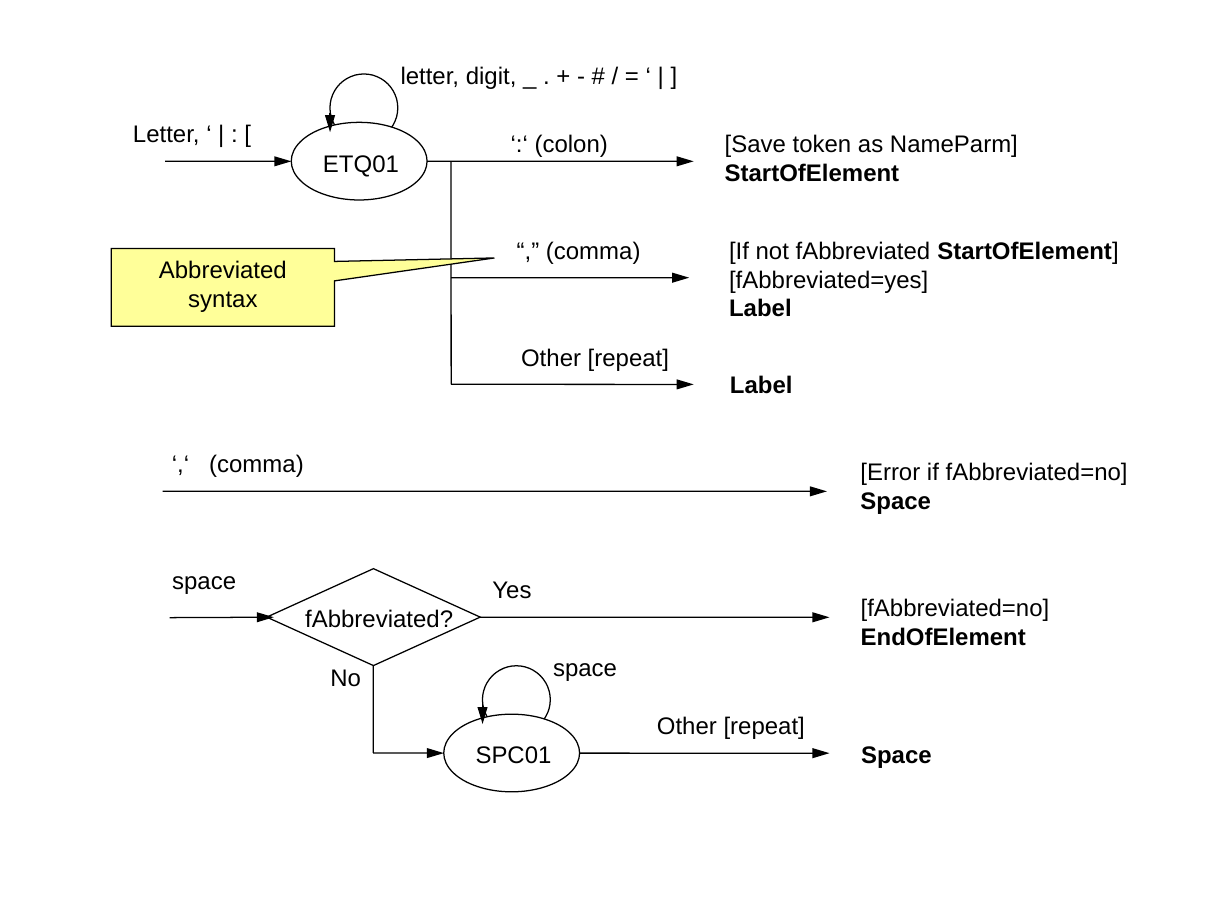
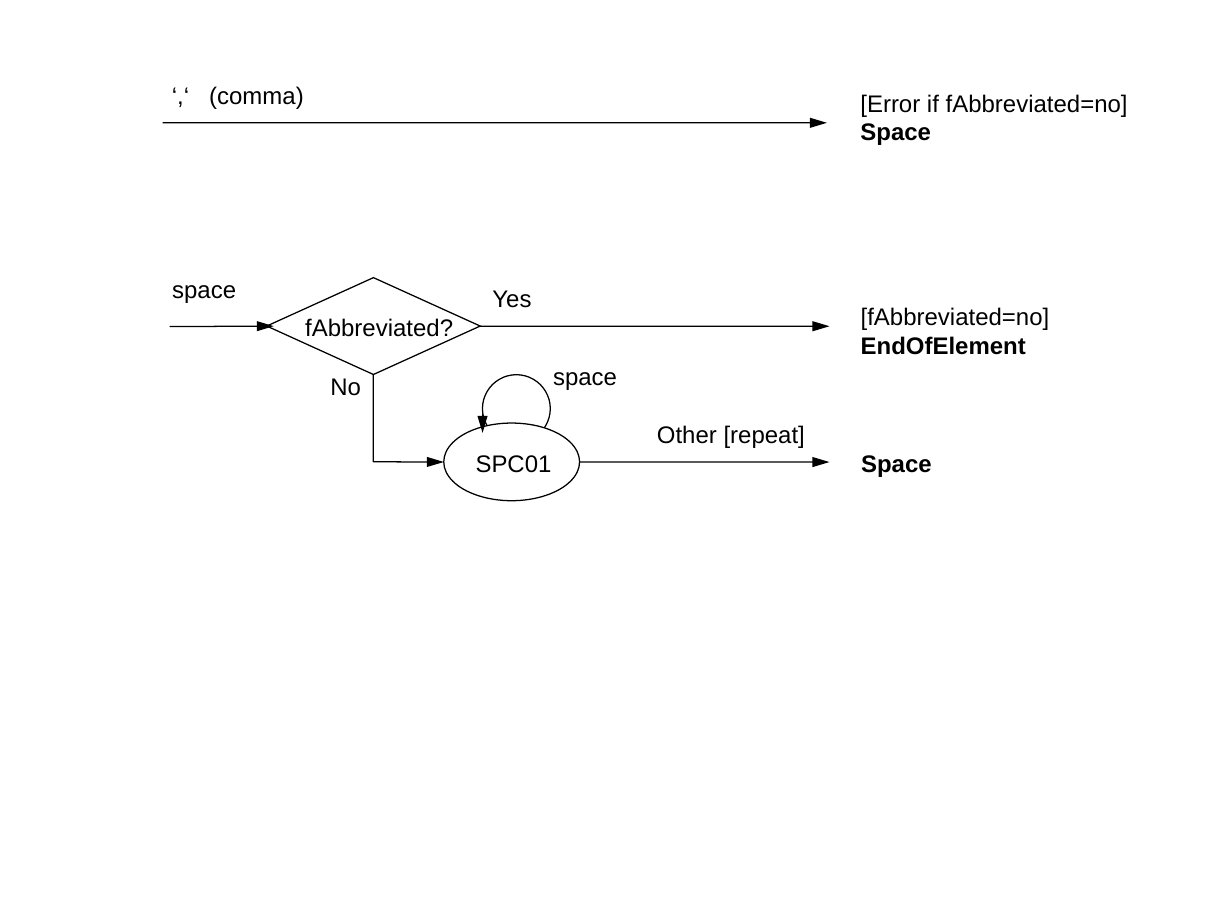
Before and after one commit to lenmus/lenmus, a slide deck: slide 5 of docs/figures/ldp_parser_tokens.ppt (slide 4 before the commit). Drawn at 1232x924 pixels with LibreOffice and Linux fonts; fonts in the diff are those of the drawing. Boxes give left, top, right and bottom in pixels: in the first picture for what was removed or moved away, otherwise in the second. Text is boxed around its words. In the diff, an @@ line names an element or a change of style, - is before the commit and + after.

```diff
--- a/docs/figures/ldp_parser_tokens.ppt
+++ b/docs/figures/ldp_parser_tokens.ppt
@@ text at [209,86,304,109]: text changed @@
-“,” (comma)
+‘,‘ (comma)
@@ ellipse removed at [330,74,398,142] @@
@@ text removed at [401,66,517,89] @@
-letter, digit, _ . + - # / = ‘ | ]
@@ text "[Error if fAbbreviated=no]": place and size @@
-text "[Error if fAbbreviated=no]" at [860,462,1128,514]
+text "[Error if fAbbreviated=no]" at [860,94,1128,145]
@@ text removed at [133,125,200,145] @@
-Letter, ‘ | : [
@@ arrow moved from (428, 161) - (694, 161) to (163, 123) - (827, 123) @@
@@ text removed at [535,134,608,157] @@
-‘:‘ (colon)
@@ text removed at [725,134,1018,182] @@
-[Save token as NameParm]
-StartOfElement
@@ text removed at [323,155,399,177] @@
-ETQ01
@@ line removed from (451, 161) to (451, 384) @@
@@ speech box removed at [111,249,334,326] @@
-Abbreviated syntax
@@ text removed at [729,241,1118,317] @@
-[If not fAbbreviated StartOfElement]
-[fAbbreviated=yes]
-Label
@@ arrow moved from (165, 161) - (291, 161) to (170, 326) - (274, 326) @@
@@ arrow moved from (451, 277) - (689, 277) to (480, 326) - (829, 326) @@
@@ 8 texts, 1 ellipse, 1 arrow, 1 diamond, 1 line: place and size @@
-8 texts, 1 ellipse, 1 arrow, 1 diamond, 1 line at [172,569,1050,768]
+8 texts, 1 ellipse, 1 arrow, 1 diamond, 1 line at [172,277,1050,477]
@@ text removed at [730,375,793,394] @@
-Label
@@ arrow moved from (330, 113) - (330, 132) to (483, 414) - (483, 432) @@
@@ text "Other [repeat]": place and size @@
-text "Other [repeat]" at [521,348,669,371]
+text "Other [repeat]" at [657,425,805,448]
@@ ellipse: place and size @@
-ellipse at [291,122,426,200]
+ellipse at [444,423,579,500]
@@ text removed at [209,454,304,477] @@
-‘,‘ (comma)
@@ arrow moved from (451, 384) - (694, 384) to (579, 462) - (829, 462) @@
@@ arrow removed from (163, 492) to (827, 492) @@
@@ arrow removed from (170, 617) to (274, 617) @@
@@ arrow removed from (480, 617) to (829, 617) @@
@@ ellipse removed at [444,715,579,792] @@
@@ arrow removed from (483, 705) to (483, 724) @@
@@ text removed at [657,716,805,739] @@
-Other [repeat]
@@ arrow removed from (579, 753) to (829, 753) @@
```
Also in this commit, not shown: 1 other slide changed, 1 slide added, 25 other files.
